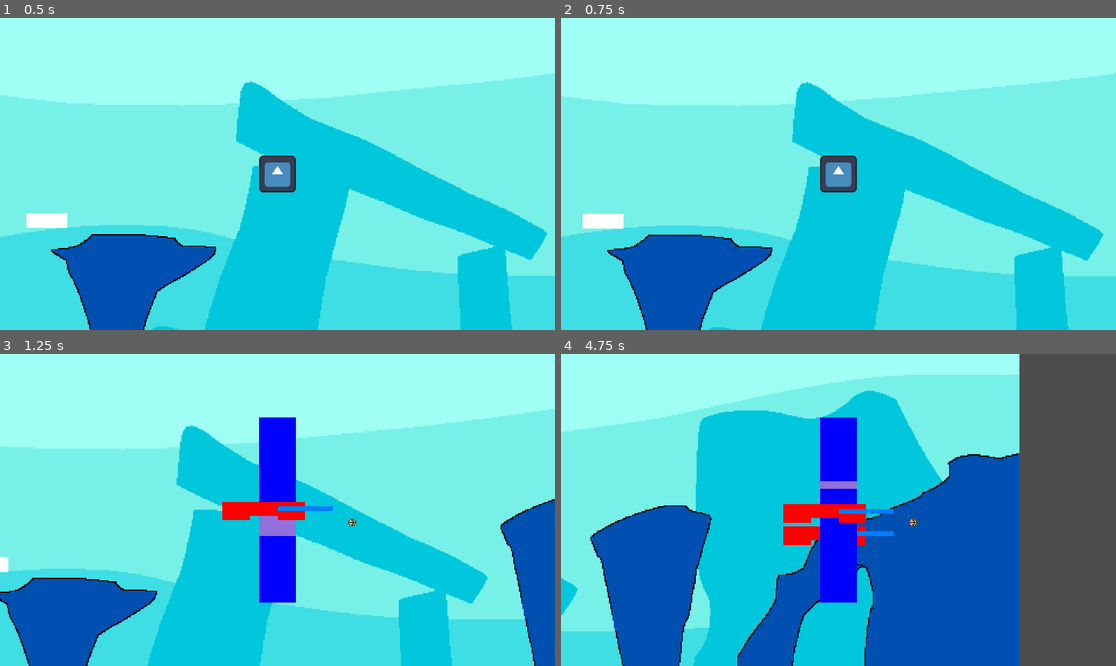
Above: before the commit, frames 1-4 (two rows, left to right).
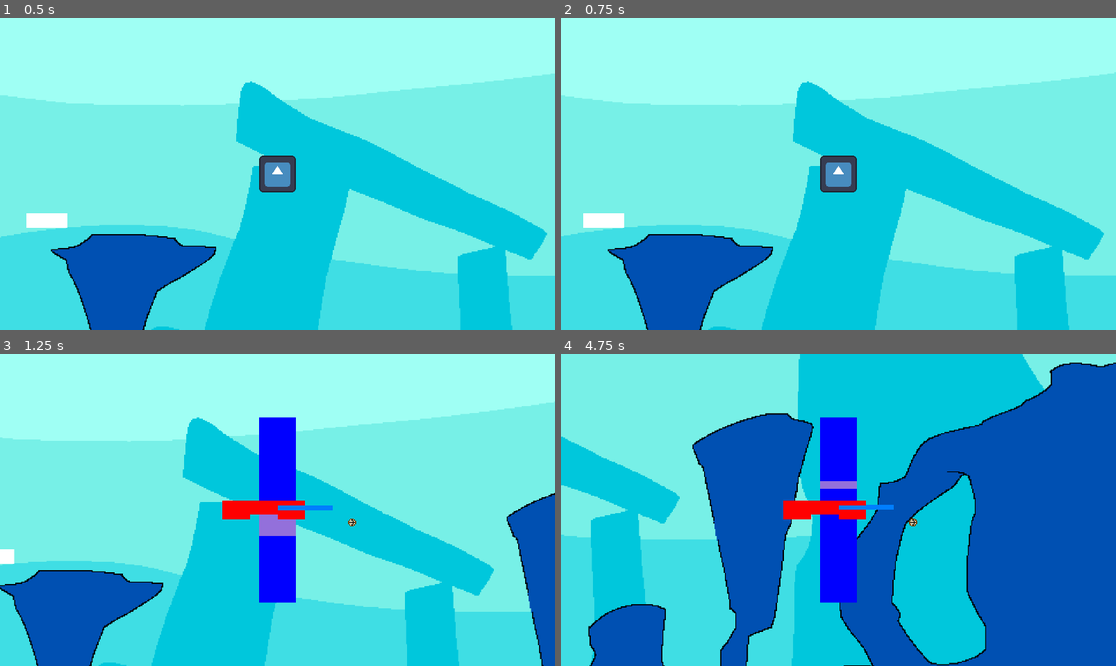
Above: after the commit, the same moments.

Repository: borpendy/game-jam-jam-jam-jam
Game: Godot game, scene res://game_scene.tscn
Same seed, same stepped clock (60 frames per second), same inputs: the game is played once before the commit and once after it. The engine's default icon, where the game draws it, is replaced by a stand-in: a white triangle on a blue panel in a dark square.
Inputs (mouse positions are in pixels of both pictures, inside the frame that each line leads up to):
- Up to frame 1 (0.5 s): no input
- Up to frame 2 (0.75 s): tap Enter at 0.5 s; move the mouse to (960, 158) at 0.52 s; press the mouse at (960, 158) at 0.53 s
- Up to frame 3 (1.25 s): tap R (r) at 0.8 s
- Up to frame 4 (4.75 s): move the mouse to (727, 525) at 1.27 s; release the mouse at (727, 525) at 1.28 s; tap R (r) at 1.35, 3.8, 4.35 s; tap T (t) at 1.55, 4.55 s; move the mouse to (894, 441) at 2.02 s; hold T (t) 2.03-2.78 s; tap Shift (sprint_pressed, bound only after the commit) at 2.3, 2.85 s; move the mouse to (810, 572) at 2.77 s; click (810, 572) at 3.05 s; move the mouse to (1005, 556) at 3.52 s; press the mouse at (1005, 556) at 3.53 s; move the mouse to (672, 463) at 4.27 s; release the mouse at (672, 463) at 4.28 s

Frame 1 is identical in both runs. In frame 2, 1.4% of the frame differs, in the area x 0-100%, y 17-100%; in frame 3, 11%; in frame 4, 73%, in the area x 0-100%, y 0-100%.

Commit message:
Readded sprint

Diff:
--- a/game_scene.tscn
+++ b/game_scene.tscn
@@ -33,7 +33,7 @@
 unique_name_in_owner = true
 script = ExtResource("4_ueiaa")
 
-[node name="InputManager" type="Node2D" parent="." unique_id=1327009288]
+[node name="SignalRouter" type="Node2D" parent="." unique_id=1327009288]
 unique_name_in_owner = true
 script = ExtResource("5_daj04")
 
--- a/movement/scenes/player.tscn
+++ b/movement/scenes/player.tscn
@@ -14,7 +14,7 @@
 "duration": 1.0,
 "texture": SubResource("AtlasTexture_0wfyh")
 }],
-"loop": true,
+"loop": 1,
 "name": &"default",
 "speed": 5.0
 }]
--- /dev/null
+++ b/movement/scenes/player_action.tscn
@@ -0,0 +1,6 @@
+[gd_scene format=3 uid="uid://dx63ps2aqkl2y"]
+
+[ext_resource type="Script" path="res://movement/scripts/player_action.gd" id="1_i48f8"]
+
+[node name="PlayerAction" type="Node2D" unique_id=2043193963]
+script = ExtResource("1_i48f8")
--- a/movement/scripts/character_body_2d.gd
+++ b/movement/scripts/character_body_2d.gd
@@ -1,30 +1,58 @@
 extends CharacterBody2D
 
-@onready var input_manager = %InputManager
+@onready var input_manager = %SignalRouter
 @onready var engine = %PhysicsEngine
 @onready var printer = %DebugPrinter
 @onready var stats = self.get_node("PlayerStats")
 var minigame
 
+var actions = {
+	"left_clicked": [on_left_click, on_left_click_released],
+	"sprint_pressed": [on_sprint_pressed, on_sprint_released]
+}
+
+var accel
+var max_vel
+var min_vel
+var mass
+var direction_vector
+var friction_coefficient
+var drift
 
 const fishscene = preload("res://minigame/scenes/minigame.tscn")
 
+func initialise_variables():
+	accel = stats.acceleration
+	max_vel = stats.max_velocity
+	min_vel = stats.min_velocity
+	mass = stats.mass
+	friction_coefficient = stats.friction_coefficient
+	drift = stats.drift
+	direction_vector = Vector2(0, 0)
+
 func _ready():
-	input_manager.left_clicked.connect(on_left_click)
+	initialise_variables()
+	for action in actions:
+		input_manager.get_indexed(action).connect(actions[action][0])
 
 func on_left_click(click_position: Vector2):
 	var curr_position = position
 	printer.debug_print(name, "Current pos " + str(curr_position))
 
-	var direction_vector = click_position - curr_position
-	direction_vector = (direction_vector / (direction_vector.length())) * stats.acceleration
+	direction_vector = click_position - curr_position
+	direction_vector = (direction_vector / (direction_vector.length())) * accel
 
-	engine.add_velocity(self, direction_vector, stats.max_velocity)
+func on_left_click_released():
+	direction_vector = Vector2(0, 0)
 
+func on_sprint_pressed():
+	printer.debug_print(name, "Current sprinting velocity: " + str(velocity))
+	max_vel = stats.max_velocity * 1.5
+	accel = stats.acceleration * 2
 
+func on_sprint_released():
+	max_vel = stats.max_velocity
 
-
-	#code to use
 func _input(event: InputEvent) -> void:
 	if event.is_action_pressed("r"):
 		minigame = fishscene.instantiate()
@@ -33,7 +61,11 @@
 	if event.is_action_pressed("t"):
 		if (minigame != null):
 			minigame.queue_free()
-
+	for action in actions:
+		if event.is_action_released(action):
+			actions[action][1].call()
 
 func _physics_process(delta: float) -> void:
+	engine.add_velocity(self, direction_vector, max_vel)
+	engine.add_friction(self, friction_coefficient, max_vel)
 	move_and_slide()
--- a/movement/scripts/input_manager.gd
+++ b/movement/scripts/input_manager.gd
@@ -2,12 +2,17 @@
 
 @onready var printer = %DebugPrinter
 signal left_clicked
-const INPUT_CODE = "left_click"
+const LCLICK_CODE = "left_clicked"
 var click_position = Vector2()
 
+signal sprint_pressed
+const SPRINT_CODE = "sprint_pressed"
+
 # Called every frame. 'delta' is the elapsed time since the previous frame.
-func _process(delta: float) -> void:
-	if Input.is_action_pressed(INPUT_CODE):
+func _process(delta:float) -> void:
+	if Input.is_action_pressed(LCLICK_CODE):
 		click_position = get_global_mouse_position()
 		printer.debug_print(name, "Clicked at pos " + str(click_position))
-		emit_signal("left_clicked", click_position)
+		emit_signal(LCLICK_CODE, click_position)
+	if Input.is_action_pressed(SPRINT_CODE):
+		emit_signal(SPRINT_CODE)
--- a/movement/scripts/physics_engine.gd
+++ b/movement/scripts/physics_engine.gd
@@ -1,4 +1,15 @@
 extends Node2D
+
+func add_friction(body, coef, max_vel):
+	if body.velocity.x > 0:
+		body.velocity.x -= coef
+	elif body.velocity.x < 0:
+		body.velocity.x += coef
+
+	if body.velocity.y < 0:
+		body.velocity.y += coef
+	elif body.velocity.y > 0:
+		body.velocity.y -= coef
 
 # Assumes body has a max_velocity attribute that it must obey
 func add_velocity(body, velocity, max):
--- a/movement/scripts/player_stats.gd
+++ b/movement/scripts/player_stats.gd
@@ -3,13 +3,22 @@
 const BASE_ACCELERATION = 15
 const BASE_MASS = 100
 const BASE_MAX_VELOCITY = Vector2(500, 500)
+const BASE_MIN_VELOCITY = Vector2(0, 0)
+const BASE_FRICTION = 2
+const BASE_DRIFT = 2
 
 var acceleration
 var mass
 var max_velocity
+var min_velocity
+var friction_coefficient
+var drift
 
 # Called when the node enters the scene tree for the first time.
 func _ready() -> void:
 	acceleration = BASE_ACCELERATION
 	mass = BASE_MASS
 	max_velocity = BASE_MAX_VELOCITY
+	min_velocity = BASE_MIN_VELOCITY
+	friction_coefficient = BASE_FRICTION
+	drift = BASE_DRIFT
--- a/project.godot
+++ b/project.godot
@@ -22,11 +22,6 @@
 
 [input]
 
-left_click={
-"deadzone": 0.2,
-"events": [Object(InputEventMouseButton,"resource_local_to_scene":false,"resource_name":"","device":-1,"window_id":0,"alt_pressed":false,"shift_pressed":false,"ctrl_pressed":false,"meta_pressed":false,"button_mask":1,"position":Vector2(335, 13),"global_position":Vector2(344, 61),"factor":1.0,"button_index":1,"canceled":false,"pressed":true,"double_click":false,"script":null)
-]
-}
 right_click={
 "deadzone": 0.2,
 "events": [Object(InputEventMouseButton,"resource_local_to_scene":false,"resource_name":"","device":-1,"window_id":0,"a …(256 unchanged characters)…
@@ -42,6 +37,16 @@
 "events": [Object(InputEventKey,"resource_local_to_scene":false,"resource_name":"","device":-1,"window_id":0,"alt_press …(192 unchanged characters)…
 ]
 }
+left_clicked={
+"deadzone": 0.2,
+"events": [Object(InputEventMouseButton,"resource_local_to_scene":false,"resource_name":"","device":-1,"window_id":0,"alt_pressed":false,"shift_pressed":false,"ctrl_pressed":false,"meta_pressed":false,"button_mask":1,"position":Vector2(928, 13),"global_position":Vector2(947, 109),"factor":1.0,"button_index":1,"canceled":false,"pressed":true,"double_click":false,"script":null)
+]
+}
+sprint_pressed={
+"deadzone": 0.2,
+"events": [Object(InputEventKey,"resource_local_to_scene":false,"resource_name":"","device":-1,"window_id":0,"alt_pressed":false,"shift_pressed":false,"ctrl_pressed":false,"meta_pressed":false,"pressed":false,"keycode":0,"physical_keycode":4194325,"key_label":0,"unicode":0,"location":0,"echo":false,"script":null)
+]
+}
 
 [physics]
 
